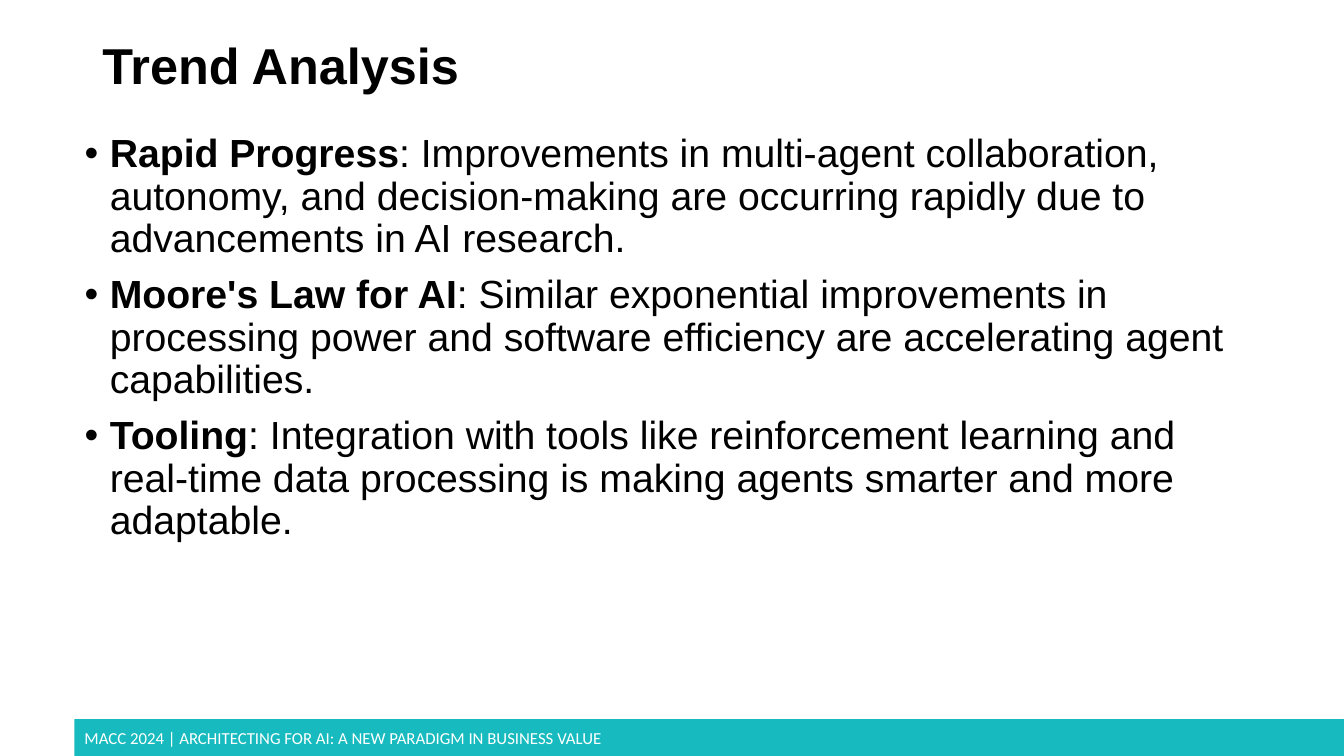
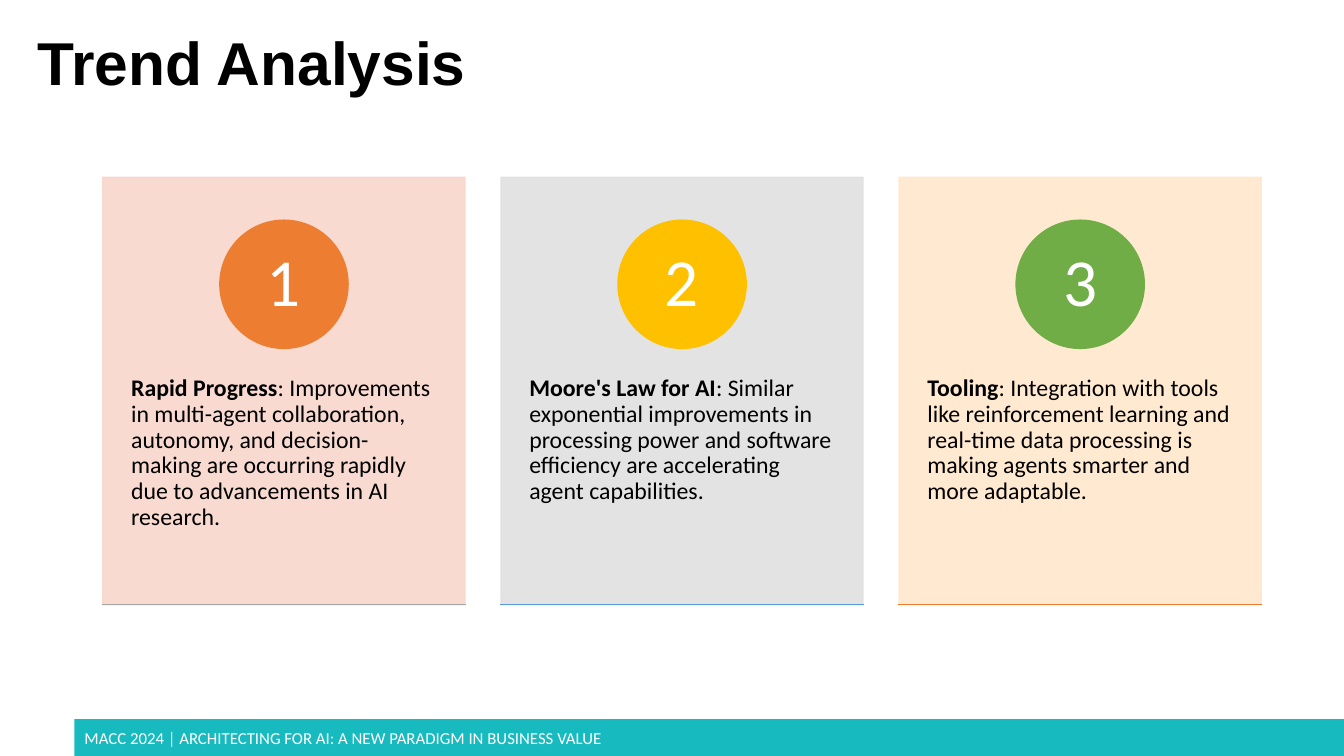
Before and after one commit to dmccreary/genai-arch-patterns, a slide deck: slide 21 of slides/MACC-2024-bv-of-agents.pptx (slide 16 before the commit). Drawn at 1344x756 pixels with LibreOffice and Linux fonts; fonts in the diff are those of the drawing; background and template pictures are left out. Boxes give left, top, right and bottom in pixels: in the first picture for what was removed or moved away, otherwise in the second. Text is boxed around its words. In the diff, an @@ line names an element or a change of style, - is before the commit and + after.

```diff
--- a/slides/MACC-2024-bv-of-agents.pptx
+++ b/slides/MACC-2024-bv-of-agents.pptx
@@ title "Trend Analysis": place and size @@
-title "Trend Analysis" at bbox=[102, 47, 459, 94]
+title "Trend Analysis" at bbox=[38, 41, 466, 96]
@@ title "Trend Analysis" at bbox=[38, 41, 466, 96]: size 36 to 43.2 pt; vertical alignment middle to bottom @@
@@ text removed at bbox=[110, 138, 1223, 542] @@
-• Rapid Progress: Improvements in multi-agent collaboration, autonomy, and decision-making are occurring rapidly due to advancements in AI research.
-• Moore's Law for AI: Similar exponential improvements in processing power and software efficiency are accelerating agent capabilities.
-• Tooling: Integration with tools like reinforcement learning and real-time data processing is making agents smarter and more adaptable.
@@ group added at bbox=[103, 177, 1261, 605]: 6 rectangles, 6 texts, 3 ellipses @@
+Rapid Progress: Improvements in multi-agent collaboration, autonomy, and decision-making are occurring rapidly due to advancements in AI research.
+1
+Moore's Law for AI: Similar exponential improvements in processing power and software efficiency are accelerating agent capabilities.
+2
+Tooling: Integration with tools like reinforcement learning and real-time data processing is making agents smarter and more adaptable.
+3
```
Also in this commit, not shown: 13 other slides changed, 19 slides added, 1 slide removed.
